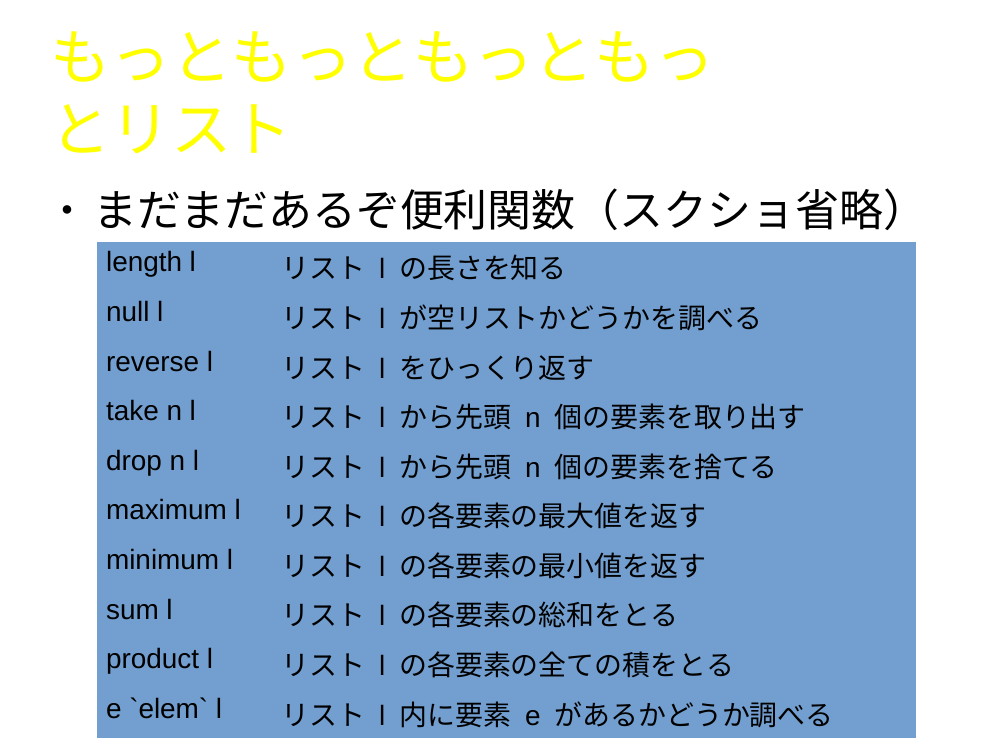
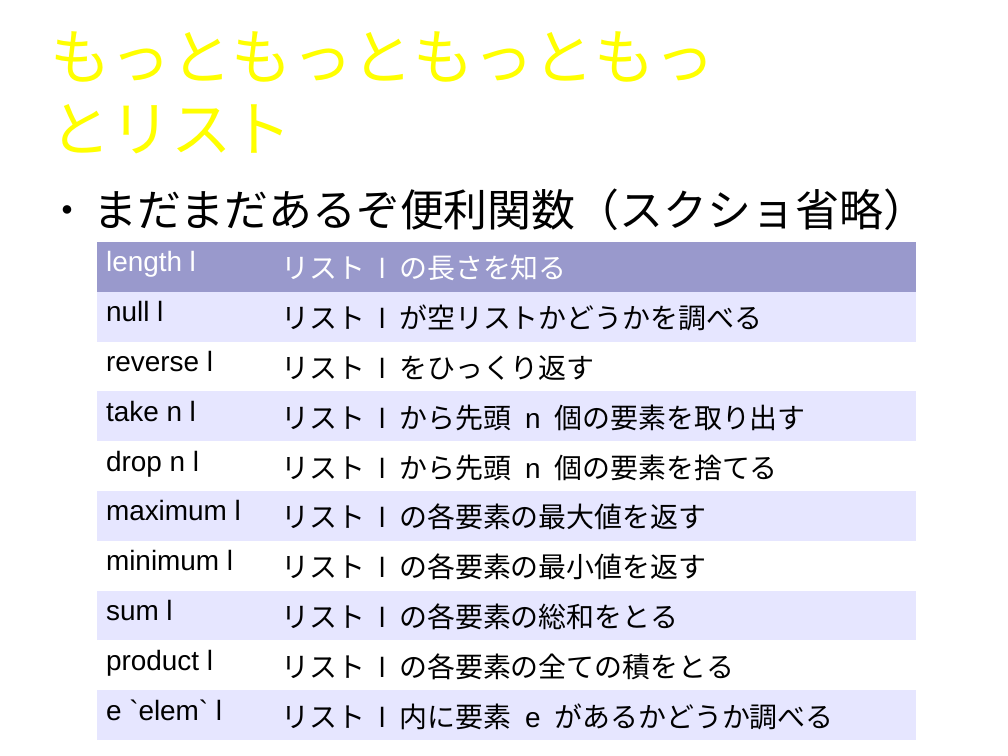
Before and after one commit to naruoga/LYaHfGGreadingMIS, a slide deck: slide 15 of 201310/LYaHfGG1.odp. Drawn at 1008x756 pixels with LibreOffice and Linux fonts; fonts in the diff are those of the drawing; background and template pictures are left out. Boxes give left, top, right and bottom in pixels: in the first picture for what was removed or moved away, otherwise in the second. Text is boxed around its words. In the diff, an @@ line names an element or a change of style, - is before the commit and + after.

```diff
--- a/201310/LYaHfGG1.odp
+++ b/201310/LYaHfGG1.odp
@@ table at (97,242,917,734) @@
@@ fill #729FCF to #9999CC in row 1 @@
@@ fill #729FCF to #E6E6FF in 10 cells @@
@@ fill #729FCF to #FFFFFF in 8 cells @@
@@ text colour #000000 to #FFFFFF in "length l", "リスト l の長さを知る" @@
```
Also in this commit, not shown: 2 other slides changed, 1 other file.
